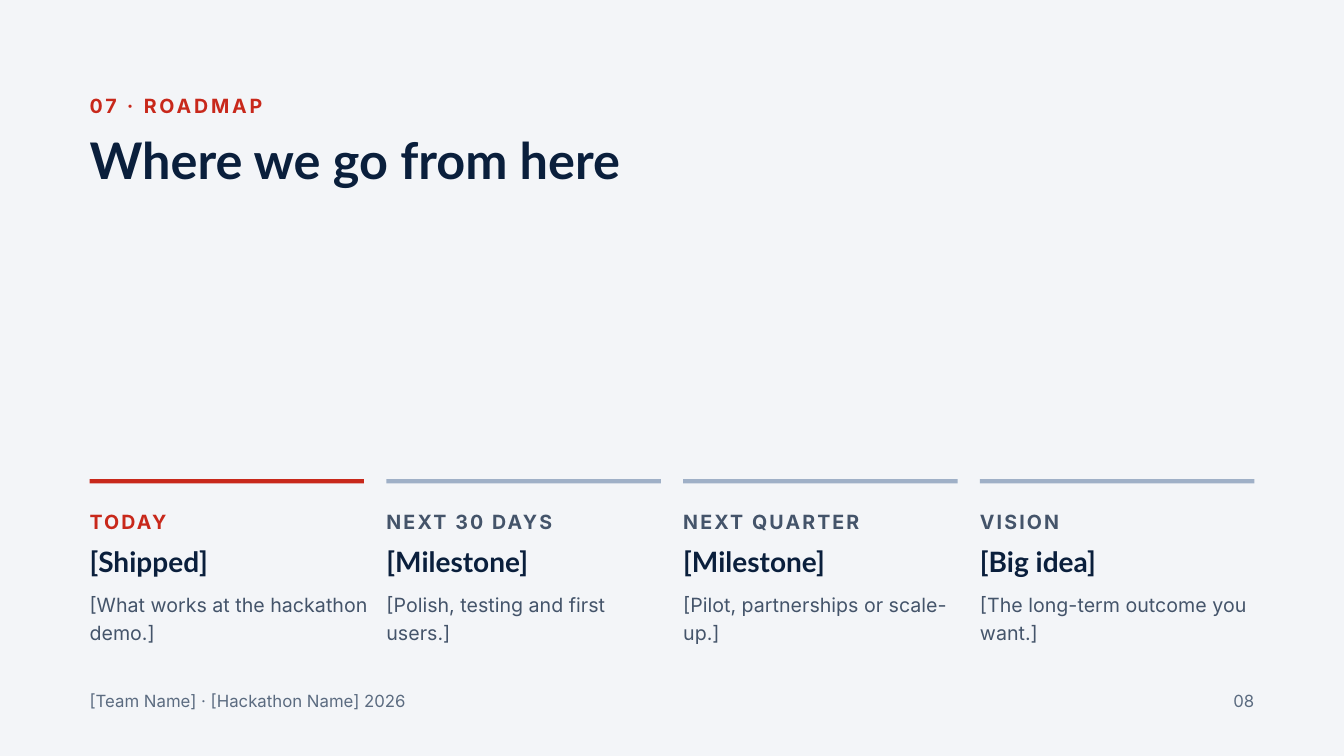
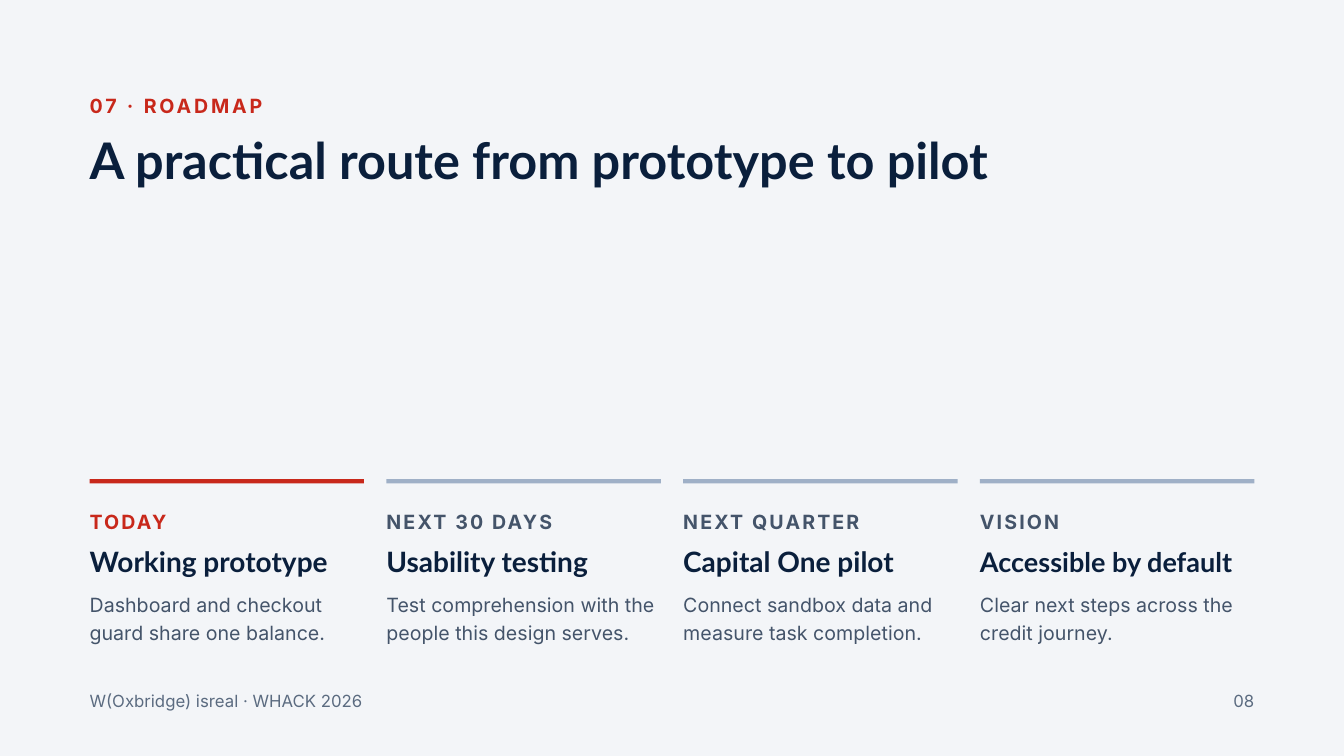
Before and after one commit to Toastyy7/WHACK26, a slide deck: slide 8 of Hackathon Slides.pptx. Drawn at 1344x756 pixels with LibreOffice and Linux fonts; fonts in the diff are those of the drawing. Boxes give left, top, right and bottom in pixels: in the first picture for what was removed or moved away, otherwise in the second. Text is boxed around its words. In the diff, an @@ line names an element or a change of style, - is before the commit and + after.

```diff
--- a/Hackathon Slides.pptx
+++ b/Hackathon Slides.pptx
@@ title at <box>90,141,988,187</box>: text changed @@
-Where we go from here
+A practical route from prototype to pilot
@@ text at <box>90,551,327,577</box>: text changed @@
-[Shipped]
+Working prototype
@@ text at <box>386,551,588,577</box>: text changed @@
-[Milestone]
+Usability testing
@@ text at <box>683,551,893,577</box>: text changed @@
-[Milestone]
+Capital One pilot
@@ text at <box>980,552,1232,577</box>: text changed; size 20 to 19.3 pt @@
-[Big idea]
+Accessible by default
@@ text at <box>90,597,325,644</box>: text changed @@
-[What works at the hackathon demo.]
+Dashboard and checkout guard share one balance.
@@ text at <box>386,597,654,644</box>: text changed @@
-[Polish, testing and first users.]
+Test comprehension with the people this design serves.
@@ text at <box>683,597,933,644</box>: text changed @@
-[Pilot, partnerships or scale-up.]
+Connect sandbox data and measure task completion.
@@ text at <box>980,597,1232,644</box>: text changed @@
-[The long-term outcome you want.]
+Clear next steps across the credit journey.
@@ text at <box>90,694,362,711</box>: text changed @@
-[Team Name] · [Hackathon Name] 2026
+W(Oxbridge) isreal · WHACK 2026
```
Also in this commit, not shown: 5 other slides changed, 4 slides added, 4 slides removed.
